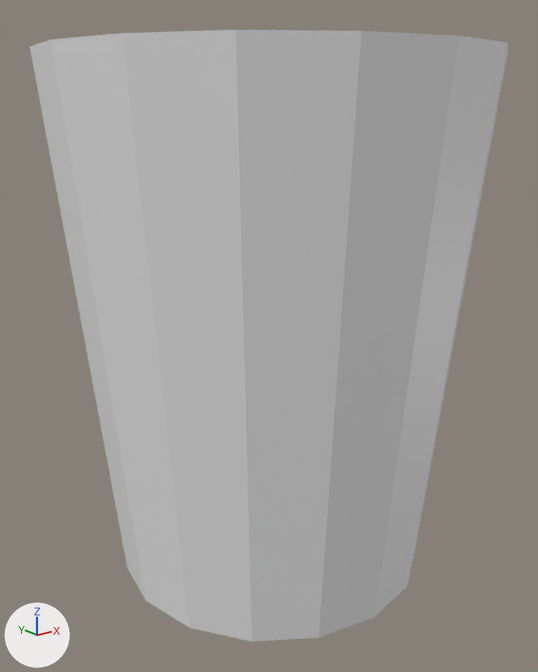
The Blender file 3dmodeller/cup.blend, before and after one commit.
The view is the same before and after, from a 50 mm camera at (-2.47, -3.07, 2.51) aimed at (-0.02, -0.01, 1.29). Lighting does not change. The marker at lower left points along +X, +Y and +Z.
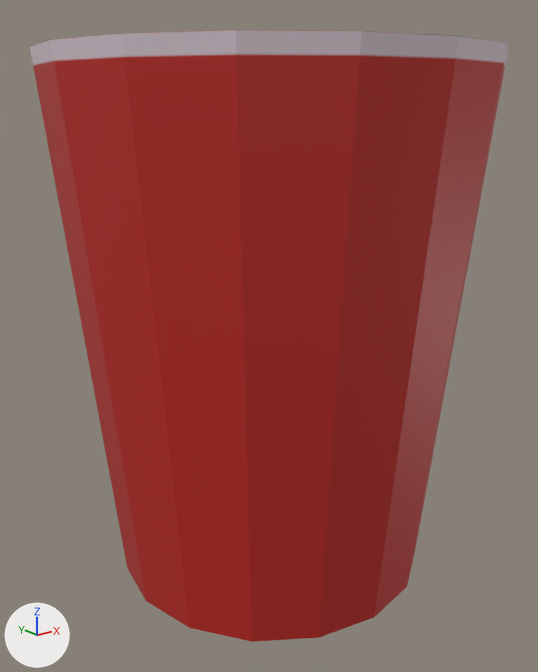
The change, as a list of edits to the scene's bpy script:
```text
Add img_cupunwrap_png:
    img_cupunwrap_png = load_image('cupunwrap.png', '../2D/Unwraps farver/cupunwrap.png', 1024, 1024, 'sRGB')
Add mat_material:
    mat_material = principled_material('Material')
    mat_material.texture = img_cupunwrap_png
Change me_cylinder:
    where me_cylinder.from_pydata(...)  # 64 vertices, 50 faces; spans x -1.14..1.14, y -1.14..1.14, z -1.0..1.79
    add me_cylinder.materials.append(mat_material)  # picture img_cupunwrap_png
```

Boxes [x1, y1, x2, y2] around the edits, measured in the pictures (538 x 672 px):
'Cylinder', recoloured (grey to red): [30, 30, 508, 642] in both
